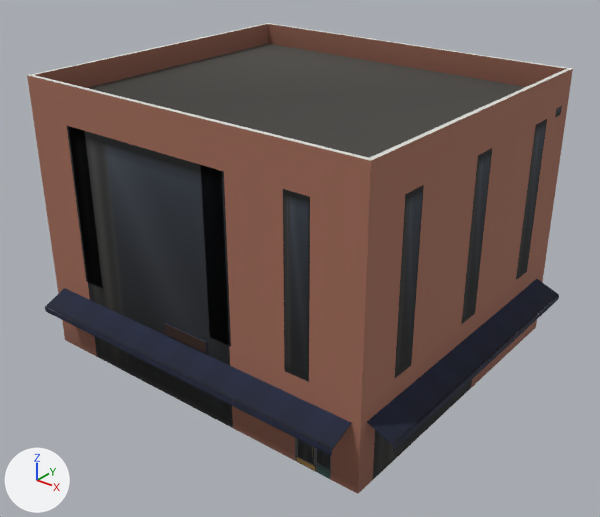
What one commit did to the glTF model assets/coronado_kit/buildings/urban/urb_brick_corner/urban_urb_brick_corner_mid.glb.
Rendered twice from a 50 mm lens placed at (22.7, -28.7, 22.0), pointed at (0.6, -1.0, 4.8). Arrows for +X, +Y and +Z are at lower left; the lights stay in place. The first picture is the older version. Vertices at exactly the same position are counted once.

The first picture shows 'urban_urb_brick_corner_mid'.
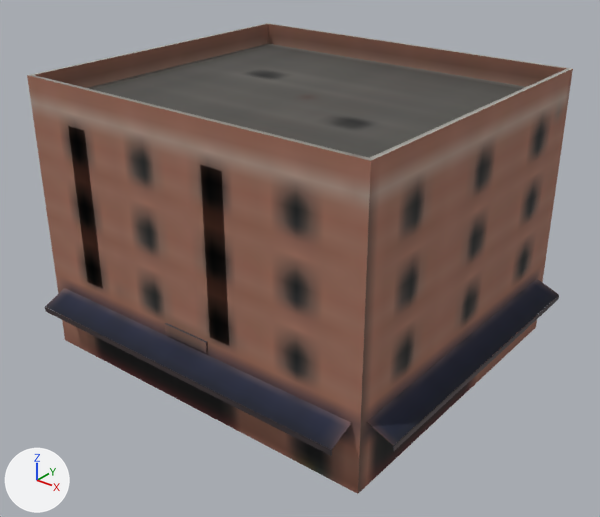
Boxes [x1, y1, x2, y2] around the edits, measured in the pictures (600 x 517 px):
'urban_urb_brick_corner_mid', surface changed, recoloured: [27, 23, 573, 493] in both
part 1 of me_urban_urb_brick_corner_mid, surface changed: [27, 23, 573, 493] in both
part 2 of me_urban_urb_brick_corner_mid, recoloured (lighter): [45, 131, 559, 491] in both
part 3 of me_urban_urb_brick_corner_mid, recoloured: [36, 24, 566, 493] in both
part 4 of me_urban_urb_brick_corner_mid, recoloured: [88, 44, 559, 456] in both

What changed in the scene script:
```text
Add img_bld_lod_color_png:
    img_bld_lod_color_png = load_image('bld_lod_color.png', '../../../textures/bld_lod_color.png', 2048, 2048, 'sRGB')
Change mat_bld_mid:
    where n4 = _N.new('ShaderNodeTexImage'); n4.name = 'Image Texture'
    n4.image: img_city_color_png -> img_bld_lod_color_png
    add n4.extension = 'EXTEND'
Change me_urban_urb_brick_corner_mid:
    where me_urban_urb_brick_corner_mid.from_pydata(...)  # 223 vertices, 400 faces; spans x -9.0..10.2, y -9.2..9.5, z 0.0..13.4
    used by ob_urban_urb_brick_corner_mid; location = (0.0, 0.0, 0.0)
    me_urban_urb_brick_corner_mid part 1: texture (UV) coordinates of 400 of 400 faces, centred in x -9.0..10.2, y -9.2..9.5, z 0.1..13.4, changed; they spanned u 0.0..1.0, v 0.02..0.62 and now span u 0.0..0.95, v 0.02..0.8
    me_urban_urb_brick_corner_mid part 2: 116 faces centred in x -9.0..10.2, y -9.2..8.8, z 0.3..8.1 are repainted in the vertex colours; the middle colour goes from white #f8f8f8 to white #ffffff
    me_urban_urb_brick_corner_mid part 3: 54 faces centred in x -9.0..9.0, y -8.1..9.5, z 0.1..13.0 are repainted in the vertex colours; the middle colour goes from light grey #dadada to white #ffffff
    me_urban_urb_brick_corner_mid part 4: 49 faces centred in x -8.4..10.2, y -9.2..9.4, z 0.1..12.3 are repainted in the vertex colours; the middle colour goes from grey #aaaaaa to white #ffffff
```
